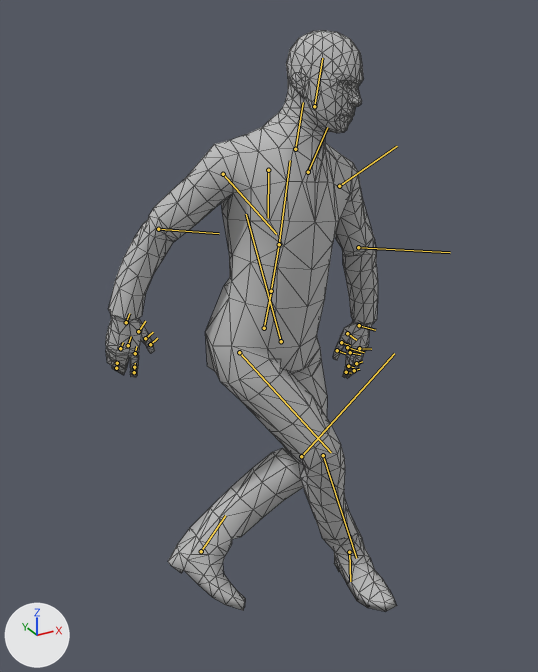
Renders of the FBX model Assets/Animation/Player/Left Cover Sneak.fbx from each side of a commit.
The view is the same before and after, from a camera (50 mm lens) standing at (-0.986, -1.897, 1.893) and looking at (0.026, -0.057, 0.973). Arrows for +X, +Y and +Z are at lower left; the lights stay in place. The first picture is the older version. Both versions are drawn at frame 28 of the action 'mixamo.com'; the numbers are the values there. The bones that change, and the others that lie on the model, are drawn over the model as lines. Mesh edges are drawn as thin lines. Objects named as collision shapes, trigger or cutter boxes, shadow casters or lower levels of detail are left out.

Objects in the first picture: 'genSuit_LOD0'.
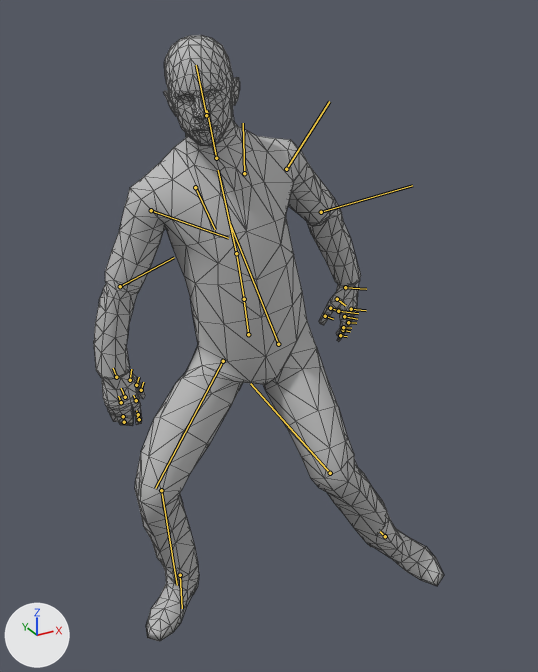
The change in detail:
Object 'genSuit_Reference' (bone_rig_object) moves from (-0.109, 0.108, -0.086) to (0.153, 0.085, -0.095).
Object 'genSuit_Reference' (bone_rig_object) turns from (97, 7, 17) to (95, -8, -8) degrees about its own x, y and z.
Bone 'genSuit_LeftUpLeg' (bone_gensuit_leftupleg) turns from (-29, 50, -16) to (-45, -11, 4) degrees about its own x, y and z.
Bone 'genSuit_LeftLeg' (bone_gensuit_leftleg) turns from (58, -8, -35) to (48, 5, 25) degrees about its own x, y and z.
Bone 'genSuit_LeftFoot' (bone_gensuit_leftfoot) turns from (-9, 1, 5) to (24, -2, 17) degrees about its own x, y and z.
Bone 'genSuit_Spine' (bone_gensuit_spine) turns from (-2, -3, -1) to (-3, 0, 0) degrees about its own x, y and z.
Bone 'genSuit_Spine1' (bone_gensuit_spine1) turns from (-4, -6, -1) to (-6, 1, 2) degrees about its own x, y and z.
Bone 'genSuit_LeftShoulder' (bone_gensuit_leftshoulder) turns from (9, -9, -16) to (2, 1, -10) degrees about its own x, y and z.
Bone 'genSuit_LeftArm' (bone_gensuit_leftarm) turns from (-2, 5, -11) to (-6, 23, -15) degrees about its own x, y and z.
Bone 'genSuit_LeftForeArm' (bone_gensuit_leftforearm) turns from (40, 16, -20) to (35, 6, -27) degrees about its own x, y and z.
Bone 'genSuit_LeftHand' (bone_gensuit_lefthand) turns from (39, -14, 4) to (37, -6, -2) degrees about its own x, y and z.
Bone 'genSuit_LeftHandThumb1' (bone_gensuit_lefthandthumb1) turns from (6, 4, 16) to (-10, 1, 3) degrees about its own x, y and z.
Bone 'genSuit_LeftHandIndex1' (bone_gensuit_lefthandindex1) turns from (1, 11, 5) to (2, 5, -2) degrees about its own x, y and z.
Bone 'genSuit_LeftHandMiddle1' (bone_gensuit_lefthandmiddle1) turns from (0, 1, 6) to (0, 2, -4) degrees about its own x, y and z.
Bone 'genSuit_LeftHandMiddle2' (bone_gensuit_lefthandmiddle2) turns from (0, 2, 15) to (0, 0, 3) degrees about its own x, y and z.
Bone 'genSuit_Neck' (bone_gensuit_neck) turns from (0, 20, -2) to (4, -21, -1) degrees about its own x, y and z.
Bone 'genSuit_RightShoulder' (bone_gensuit_rightshoulder) turns from (2, 4, -8) to (8, -4, -13) degrees about its own x, y and z.
Bone 'genSuit_RightArm' (bone_gensuit_rightarm) turns from (-7, 22, -14) to (-3, 8, -14) degrees about its own x, y and z.
Bone 'genSuit_RightForeArm' (bone_gensuit_rightforearm) turns from (35, 7, -29) to (42, 15, -20) degrees about its own x, y and z.
Bone 'genSuit_RightHand' (bone_gensuit_righthand) turns from (38, -3, -2) to (44, -13, 4) degrees about its own x, y and z.
Bone 'genSuit_RightHandThumb1' (bone_gensuit_righthandthumb1) turns from (-10, 1, 3) to (1, 11, 7) degrees about its own x, y and z.
Bone 'genSuit_RightHandIndex1' (bone_gensuit_righthandindex1) turns from (1, 5, -2) to (0, 11, 1) degrees about its own x, y and z.
Bone 'genSuit_RightUpLeg' (bone_gensuit_rightupleg) turns from (-45, -20, -26) to (-49, 56, -1) degrees about its own x, y and z.
Bone 'genSuit_RightLeg' (bone_gensuit_rightleg) turns from (33, 26, 14) to (62, -15, -20) degrees about its own x, y and z.
Bone 'genSuit_RightFoot' (bone_gensuit_rightfoot) turns from (2, -1, 20) to (-15, 1, 4) degrees about its own x, y and z.

Location of each change, (x1, y1, x2, y2) in pixels of the pictures (538 x 672 px):
'genSuit_LOD0', posed (21% wider): before (106, 30, 396, 612); after (94, 35, 444, 642)
bone 'genSuit_LeftUpLeg', root to tip: before (281, 341) to (246, 214); after (278, 344) to (230, 223)
bone 'genSuit_LeftLeg', root to tip: before (301, 456) to (394, 353); after (330, 473) to (250, 383)
bone 'genSuit_LeftFoot', root to tip: before (201, 551) to (225, 515); after (385, 536) to (380, 531)
bone 'genSuit_Spine', root to tip: before (271, 291) to (279, 244); after (244, 299) to (236, 253)
bone 'genSuit_Spine1', root to tip: before (279, 244) to (290, 160); after (236, 253) to (218, 170)
bone 'genSuit_LeftShoulder', root to tip: before (308, 172) to (327, 127); after (244, 173) to (243, 123)
bone 'genSuit_LeftArm', root to tip: before (339, 186) to (397, 146); after (286, 169) to (329, 101)
bone 'genSuit_LeftForeArm', root to tip: before (358, 247) to (450, 252); after (321, 212) to (412, 185)
bone 'genSuit_LeftHand', root to tip: before (359, 325) to (375, 330); after (345, 287) to (366, 289)
bone 'genSuit_LeftHandThumb1', root to tip: before (347, 333) to (356, 340); after (337, 299) to (345, 305)
bone 'genSuit_LeftHandIndex1', root to tip: before (350, 352) to (360, 354); after (344, 316) to (357, 319)
bone 'genSuit_LeftHandMiddle1', root to tip: before (359, 348) to (371, 349); after (351, 309) to (366, 310)
bone 'genSuit_LeftHandMiddle2', root to tip: before (356, 363) to (362, 361); after (348, 322) to (356, 323)
bone 'genSuit_Neck', root to tip: before (295, 149) to (303, 102); after (216, 158) to (207, 110)
bone 'genSuit_RightShoulder', root to tip: before (268, 170) to (268, 218); after (195, 187) to (215, 229)
bone 'genSuit_RightArm', root to tip: before (223, 174) to (276, 234); after (151, 210) to (228, 238)
bone 'genSuit_RightForeArm', root to tip: before (158, 229) to (219, 233); after (120, 286) to (174, 257)
bone 'genSuit_RightHand', root to tip: before (126, 322) to (129, 313); after (116, 377) to (113, 368)
bone 'genSuit_RightHandThumb1', root to tip: before (138, 331) to (145, 321); after (130, 380) to (131, 369)
bone 'genSuit_RightHandIndex1', root to tip: before (135, 353) to (136, 346); after (136, 400) to (133, 395)
bone 'genSuit_RightUpLeg', root to tip: before (239, 352) to (331, 452); after (223, 361) to (155, 488)
bone 'genSuit_RightLeg', root to tip: before (323, 455) to (356, 558); after (161, 490) to (177, 585)
bone 'genSuit_RightFoot', root to tip: before (349, 552) to (350, 581); after (180, 575) to (182, 608)
